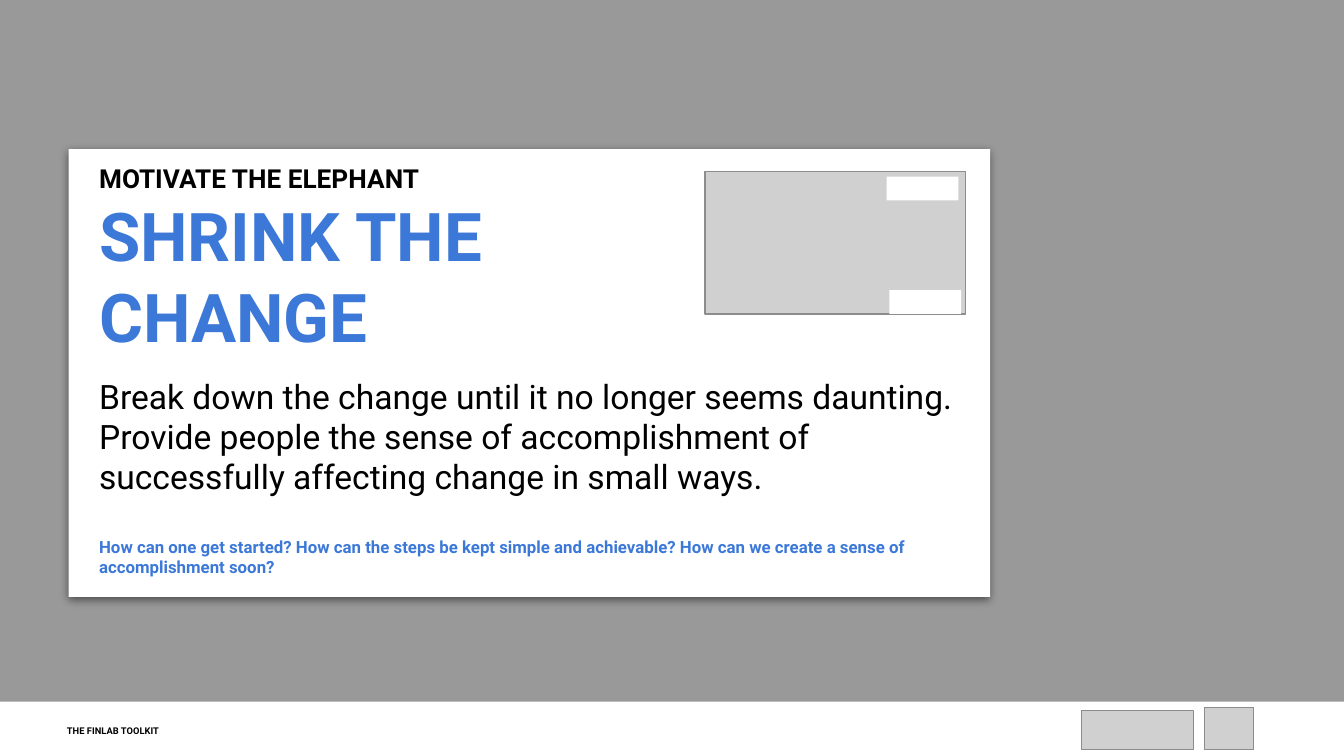
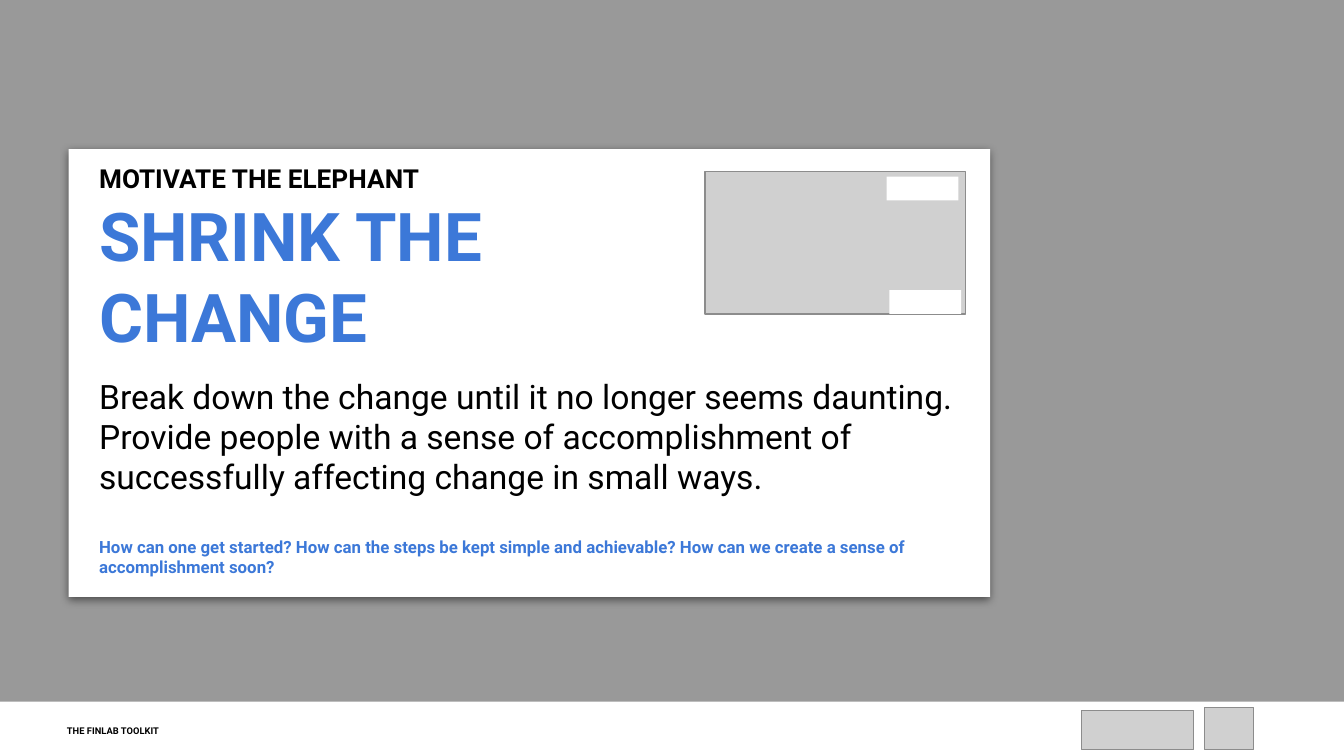
Before and after one commit to finlab-uncdf/finlab-uncdf.github.io, a slide deck: slide 9 of files/tools/decks/SWITCH Framework_FacilitationDeck.pptx. Drawn at 1344x756 pixels with LibreOffice and Linux fonts; fonts in the diff are those of the drawing; grey boxes stand for pictures. Boxes give left, top, right and bottom in pixels: in the first picture for what was removed or moved away, otherwise in the second. Text is boxed around its words. In the diff, an @@ line names an element or a change of style, - is before the commit and + after.

```diff
--- a/files/tools/decks/SWITCH Framework_FacilitationDeck.pptx
+++ b/files/tools/decks/SWITCH Framework_FacilitationDeck.pptx
@@ text at bbox=[99, 383, 952, 496]: text changed @@
-Break down the change until it no longer seems daunting. Provide people the sense of accomplishment of successfully affecting change in small ways.
+Break down the change until it no longer seems daunting. Provide people with a sense of accomplishment of successfully affecting change in small ways.
```
Also in this commit, not shown: 9 other slides changed, 6 other files.
